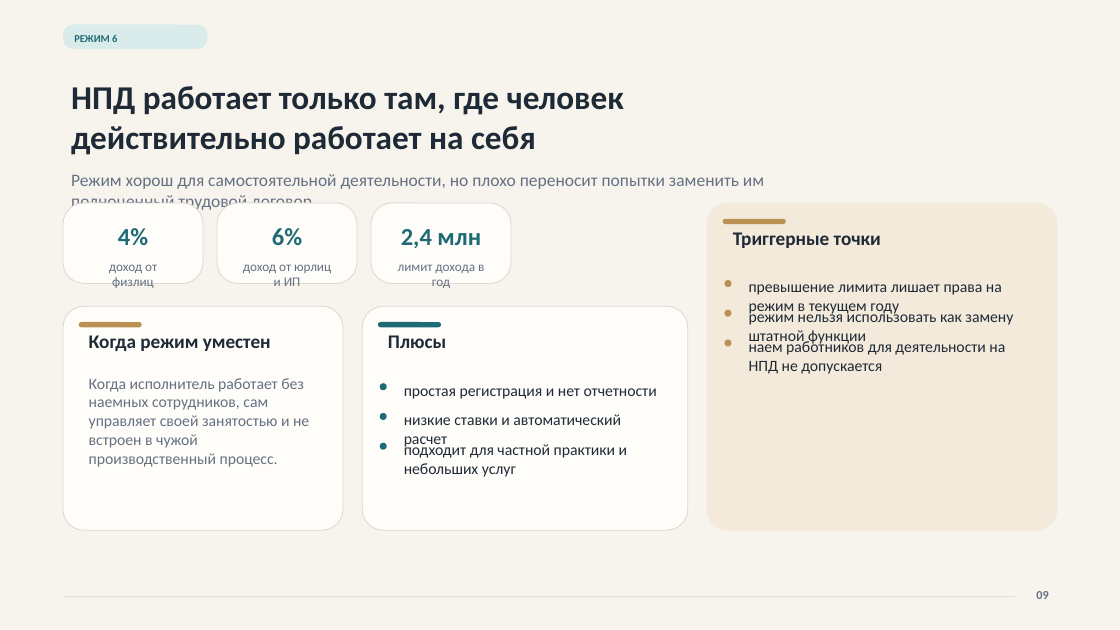
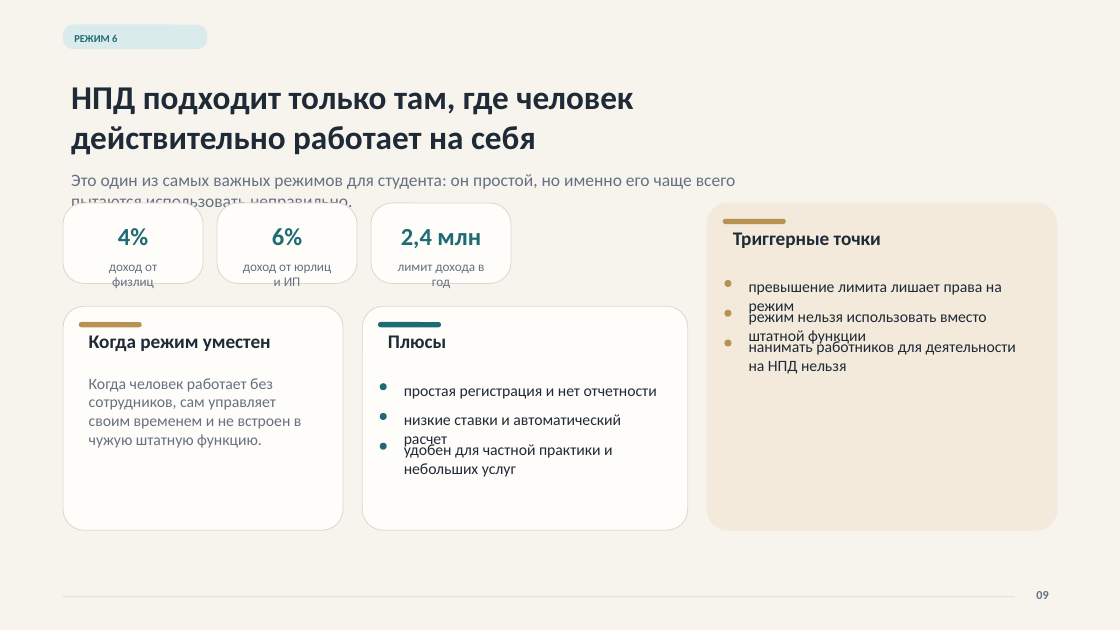
Before and after one commit to NeVika2026/nevikahub, a slide deck: slide 9 of ekaterina-tax-students/assets/tax-systems-ekaterina.pptx. Drawn at 1120x630 pixels with LibreOffice and Linux fonts; fonts in the diff are those of the drawing. Boxes give left, top, right and bottom in pixels: in the first picture for what was removed or moved away, otherwise in the second. Text is boxed around its words. In the diff, an @@ line names an element or a change of style, - is before the commit and + after.

```diff
--- a/ekaterina-tax-students/assets/tax-systems-ekaterina.pptx
+++ b/ekaterina-tax-students/assets/tax-systems-ekaterina.pptx
@@ text at <box>71,87,633,155</box>: text changed @@
-НПД работает только там, где человек действительно работает на себя
+НПД подходит только там, где человек действительно работает на себя
@@ text at <box>71,174,736,207</box>: text changed @@
-Режим хорош для самостоятельной деятельности, но плохо переносит попытки заменить им полноценный трудовой договор.
+Это один из самых важных режимов для студента: он простой, но именно его чаще всего пытаются использовать неправильно.
@@ text at <box>749,284,1002,316</box>: text changed @@
-превышение лимита лишает права на режим в текущем году
+превышение лимита лишает права на режим
@@ text at <box>749,309,987,346</box>: text changed @@
-режим нельзя использовать как замену штатной функции
+режим нельзя использовать вместо штатной функции
@@ text at <box>749,338,1016,374</box>: text changed @@
-наем работников для деятельности на НПД не допускается
+нанимать работников для деятельности на НПД нельзя
@@ text at <box>89,378,302,448</box>: text changed @@
-Когда исполнитель работает без наемных сотрудников, сам управляет своей занятостью и не встроен в чужой производственный процесс.
+Когда человек работает без сотрудников, сам управляет своим временем и не встроен в чужую штатную функцию.
@@ text at <box>404,442,613,477</box>: text changed @@
-подходит для частной практики и небольших услуг
+удобен для частной практики и небольших услуг
```
Also in this commit, not shown: 14 other slides changed, 3 other files.
